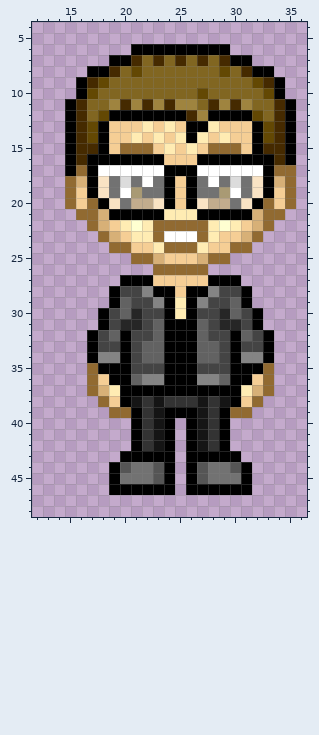
Pixel-art sprite: img/avatar.png. The picture above was drawn from the file before the commit.
The file is 250x250 pixels, drawn in blocks of 5x5; one block is one cell here. Colours within 5 levels of each other are drawn and written as one. Shown: x 12..36, y 4..48.
After the commit:
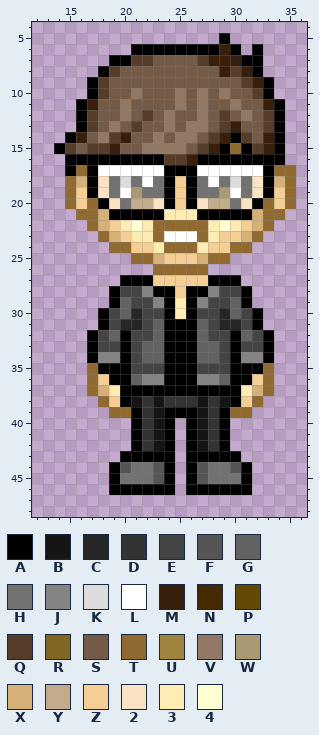
Palette (. is transparent): A #000000  B #151515  C #262626  D #333333  E #444444  F #555555  G #626262  H #727272  J #848484  K #dcdcdc  L #ffffff  M #371f0c  N #452a00  P #634803  Q #553d2a  R #816621  S #735b48  T #916a31  U #9f843f  V #917966  W #a99a74  X #d7b077  Y #c2ac8d  Z #f5ce95  2 #f9e3c4  3 #ffecb3  4 #ffffd1
Change:
Changed rows in their new state; - is an unchanged pixel.
first column x 14:
 5 ---------------A------
 6 ---------------MA-A---
 7 -------QQSSSSQMMM-A---
 8 ---.-QSSSSSSSSSMQM-.--
 9 --.AQSSSSSSSSSSSSQMA.-
10 --.AQSSVSSSVSVSVSSQA.-
11 -.AMSSVSSSSVSVSSVSSMA.
12 -.AQSSVSQSVSSVSQSVSQA.
13 -.AQSVSQSSVSVVSQMSSQA.
14 --MSVQMSSVSVVSQMAQSMA.
15 AQSQQMSSVVVVSQMA-AQMA.
16 --A-------QQM-------A.
Changed places in both pictures, as pixel boxes (x1, y1, x2, y2):
changed: (54, 33, 296, 165)
